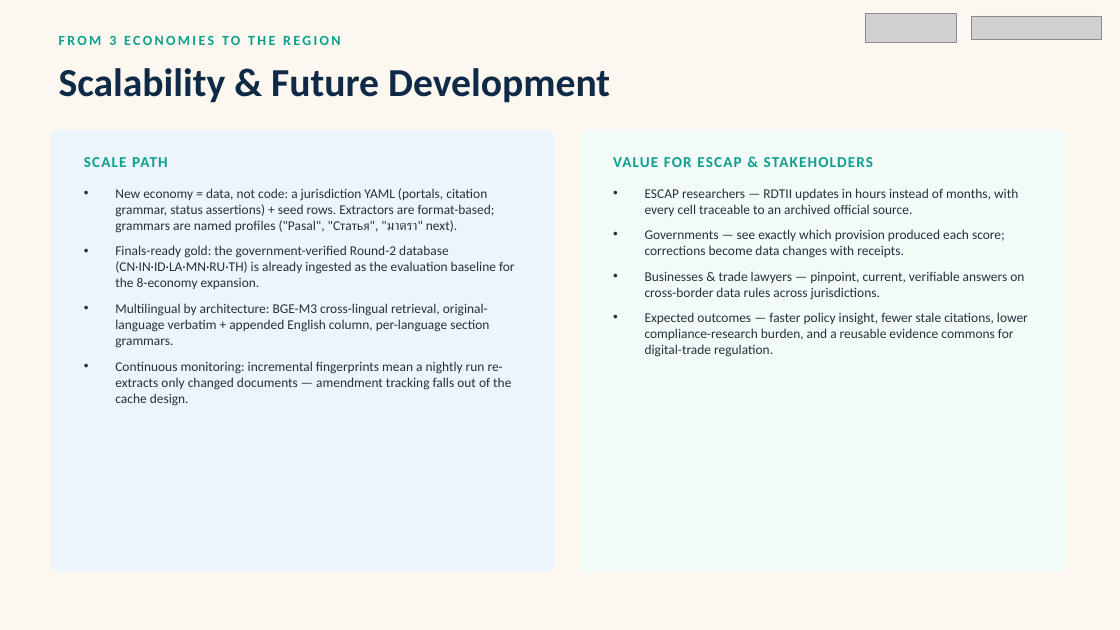
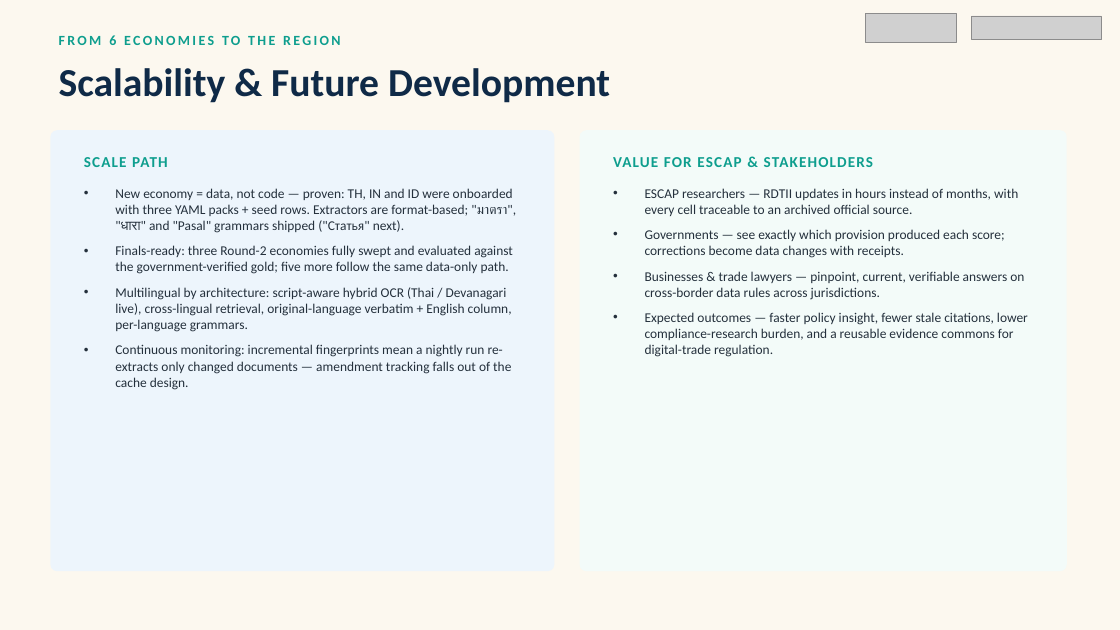
Before and after one commit to nafew0/ClauseChain, a slide deck: slide 27 of docs/ClauseChain Pitch Deck.pptx. Drawn at 1120x630 pixels with LibreOffice and Linux fonts; fonts in the diff are those of the drawing; grey boxes stand for pictures; background and template pictures are left out. Boxes give left, top, right and bottom in pixels: in the first picture for what was removed or moved away, otherwise in the second. Text is boxed around its words. In the diff, an @@ line names an element or a change of style, - is before the commit and + after.

```diff
--- a/docs/ClauseChain Pitch Deck.pptx
+++ b/docs/ClauseChain Pitch Deck.pptx
@@ text at (x1=59, y1=35, x2=340, y2=45): text changed @@
-FROM 3 ECONOMIES TO THE REGION
+FROM 6 ECONOMIES TO THE REGION
@@ text at (x1=115, y1=188, x2=516, y2=332): text changed @@
-• New economy = data, not code: a jurisdiction YAML (portals, citation grammar, status assertions) + seed rows. Extractors are format-based; grammars are named profiles ("Pasal", "Статья", "มาตรา" next).
-• Finals-ready gold: the government-verified Round-2 database (CN·IN·ID·LA·MN·RU·TH) is already ingested as the evaluation baseline for the 8-economy expansion.
-• Multilingual by architecture: BGE-M3 cross-lingual retrieval, original-language verbatim + appended English column, per-language section grammars.
+• New economy = data, not code — proven: TH, IN and ID were onboarded with three YAML packs + seed rows. Extractors are format-based; "มาตรา", "धारा" and "Pasal" grammars shipped ("Статья" next).
+• Finals-ready: three Round-2 economies fully swept and evaluated against the government-verified gold; five more follow the same data-only path.
+• Multilingual by architecture: script-aware hybrid OCR (Thai / Devanagari live), cross-lingual retrieval, original-language verbatim + English column, per-language grammars.
```
Also in this commit, not shown: 11 other slides changed, 1 other file.
